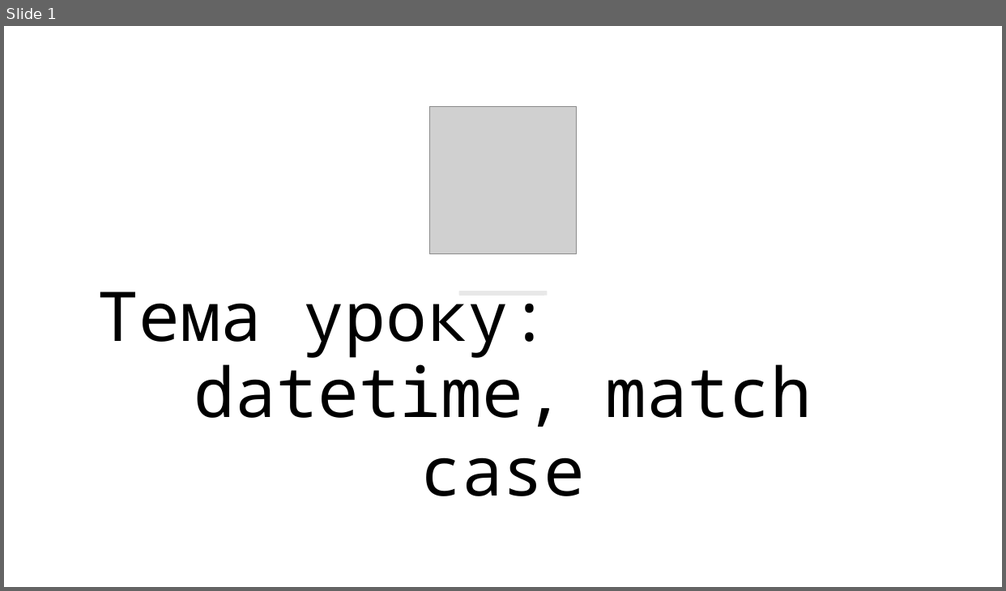
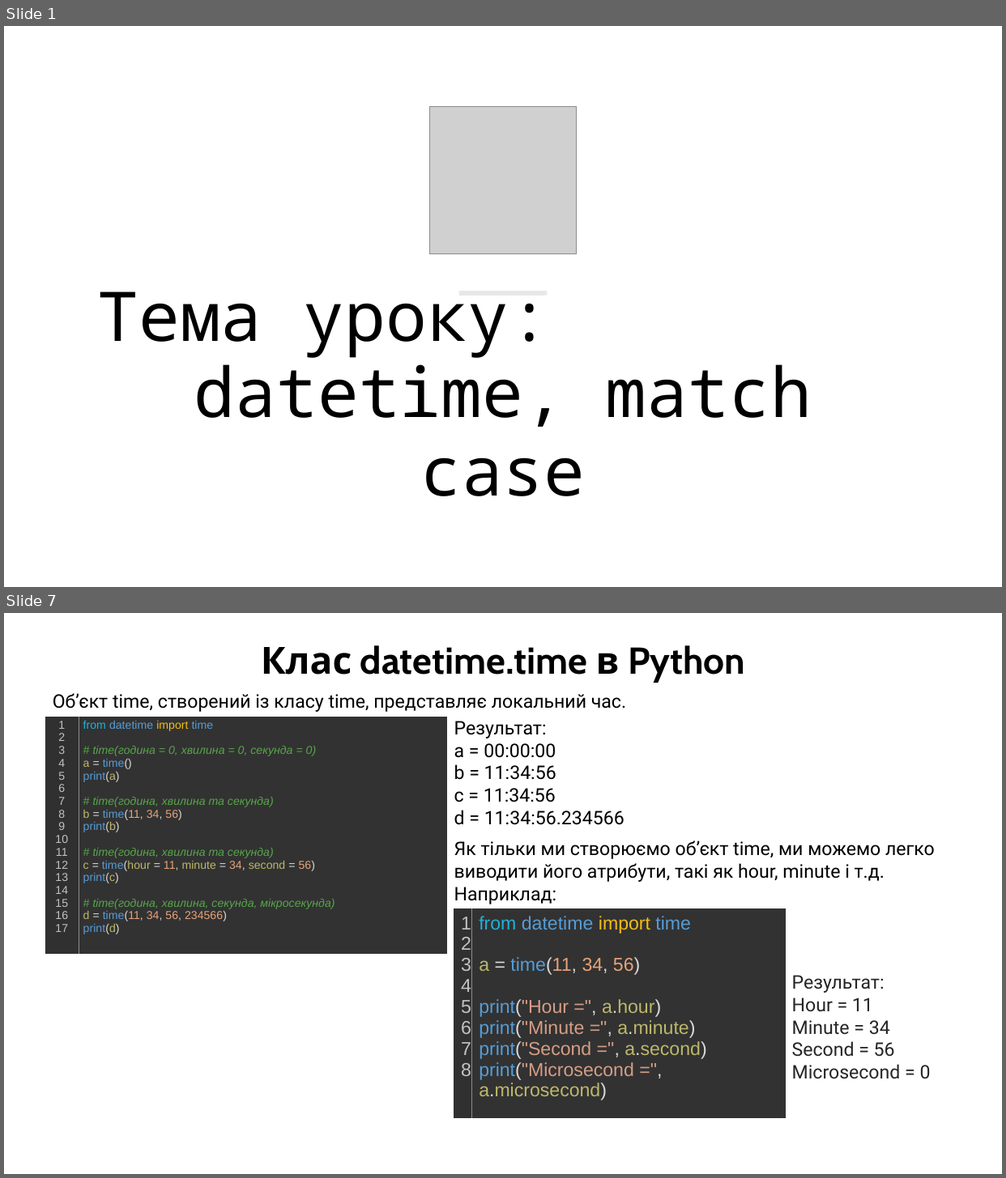
Before and after one commit to arg3ntuum/PythonCourse, a slide deck: Python Урок 22 datetime, match case.pptx. Shown one above the other, each under a label of ours: slide 1 before the commit, slides 1 and 7 after it; the slides between them are not shown. The pictures are 1006x591 and 1006x1178 pixels, drawn with LibreOffice and Linux fonts; fonts in the diff are those of the drawing; grey boxes stand for pictures. Boxes give left, top, right and bottom in pixels: in the first picture for what was removed or moved away, otherwise in the second. Text is boxed around its words. In the diff, an @@ line names an element or a change of style, - is before the commit and + after.

```diff
--- a/Python Урок 22 datetime, match case.pptx
+++ b/Python Урок 22 datetime, match case.pptx
@@ slide 7 added at [4, 613, 1002, 1174], background #FFFFFF @@
@@ text added at [261, 645, 745, 683], 36 pt, text #000000, bold @@
+Клас datetime.time в Python
@@ text added at [53, 693, 626, 712], 18 pt, text #000000 @@
+Об’єкт time, створений із класу time, представляє локальний час.
@@ table added at [45, 717, 447, 954], 1 rows, 2 columns @@
+1 / 2 / 3 / 4 / 5 / 6 / 7 / 8 / 9 / 10 / 11 / 12 / 13 / 14 / 15 / 16 / 17 | from datetime import time / # time(година = 0, хвилина = 0, секунда = 0) / a = time() / print(a) / # time(година, хвилина та секунда) / b = time(11, 34, 56) / print(b) / # time(година, хвилина та секунда) / c = time(hour = 11, minute = 34, second = 56) / print(c) / # time(година, хвилина, секунда, мікросекунда) / d = time(11, 34, 56, 234566) / print(d)
@@ text added at [454, 721, 624, 825], 18 pt, text #000000 @@
+Результат:
+a = 00:00:00
+b = 11:34:56
+c = 11:34:56
+d = 11:34:56.234566
@@ text added at [454, 841, 935, 905], 18 pt, text #000000 @@
+Як тільки ми створюємо об’єкт time, ми можемо легко виводити його атрибути, такі як hour, minute і т.д. Наприклад:
@@ table added at [454, 909, 786, 1104], 1 rows, 2 columns @@
+1 / 2 / 3 / 4 / 5 / 6 / 7 / 8 | from datetime import time / a = time(11, 34, 56) / print("Hour =", a.hour) / print("Minute =", a.minute) / print("Second =", a.second) / print("Microsecond =", a.microsecond)
@@ text added at [792, 975, 931, 1080], 18 pt, text #252525 @@
+Результат:
+Hour = 11
+Minute = 34
+Second = 56
+Microsecond = 0
```
Also in this commit, not shown: 26 other slides added.
